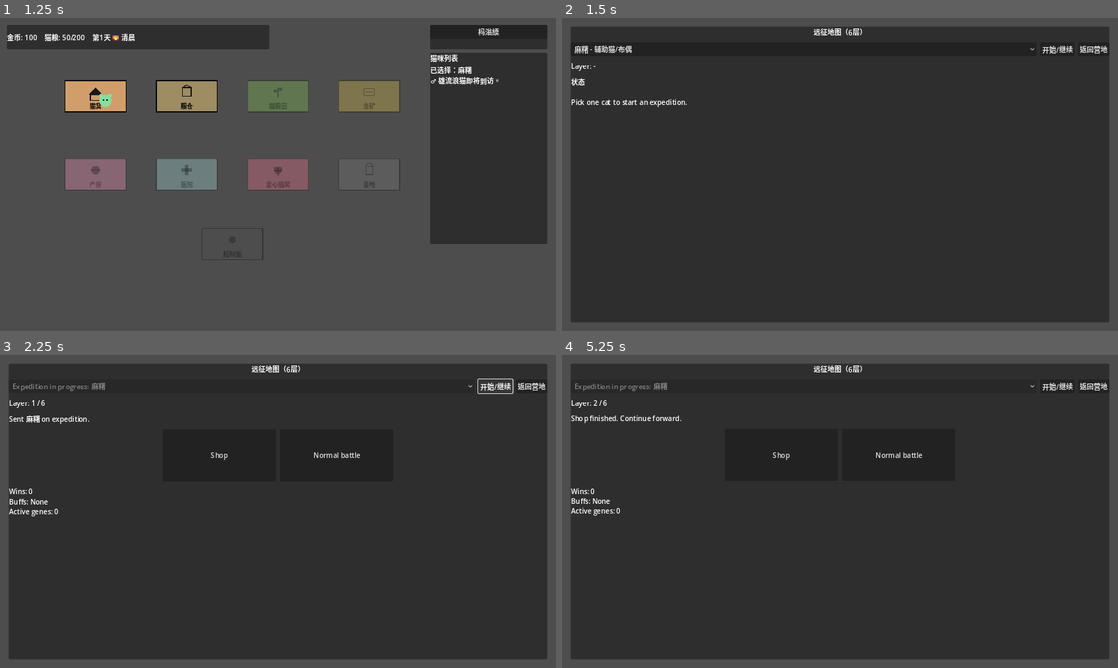
Above: before the commit, frames 1-4 (two rows, left to right).
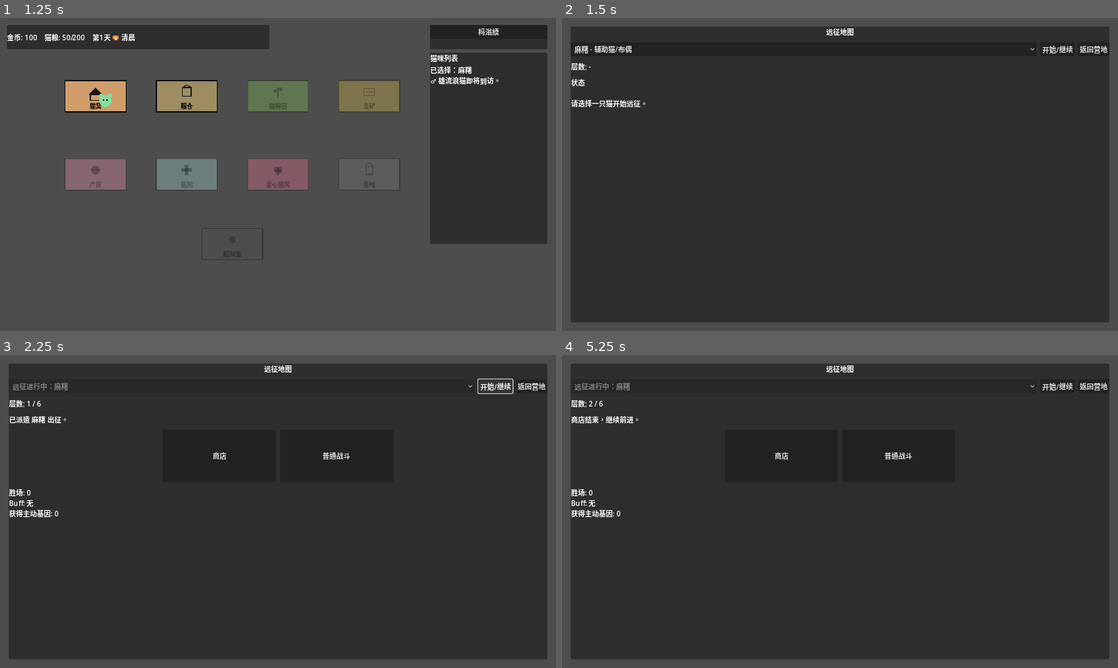
Above: after the commit, the same moments.

Repository: chriszcc1021/superMaomao
Game: Godot game, scene res://scenes/camp/CampScene.tscn
Same seed, same stepped clock (60 frames per second), same inputs: the game is played once before the commit and once after it.
Inputs (mouse positions are in pixels of both pictures, inside the frame that each line leads up to):
- Up to frame 1 (1.25 s): click "选择此猫" at 0.5 s
- Up to frame 2 (1.5 s): click "杩滃緛" at 1.25 s
- Up to frame 3 (2.25 s): click "开始/继续" at 2 s
- Up to frame 4 (5.25 s): click (778, 455) at 2.75 s, where only the run before the commit has a clickable "Shop"; click "购买" at 3.5 s; click "购买" at 4.25 s; click "跳过，继续前进" at 5 s

Frame 1 is identical in both runs. In frame 2, 0.5% of the frame differs, in the area x 1-54%, y 3-29%; in frame 3, 1.1%; in frame 4, 1.2%, in the area x 1-65%, y 3-52%.

Commit message:
Fix expedition text encoding

Diff:
--- a/autoload/GameState.gd
+++ b/autoload/GameState.gd
@@ -275,17 +275,17 @@
 
 func get_expedition_block_reason(cat: CatData) -> String:
 	if cat == null:
-		return "No cat selected."
+		return "没有选择出征猫。"
 	if cat.status == GameConstants.LIFECYCLE_STATUS_DEAD:
-		return "Dead cats cannot join expeditions."
+		return "死亡的猫不能出征。"
 	if cat.status == GameConstants.LIFECYCLE_STATUS_BURIED:
-		return "This cat is no longer available."
+		return "这只猫已经不可用。"
 	if cat.status == GameConstants.LIFECYCLE_STATUS_EXPEDITION:
-		return "This cat is already on expedition."
+		return "这只猫已经在远征中。"
 	if cat.health != GameConstants.HEALTH_STATE_HEALTHY:
-		return "Only healthy cats can join expeditions."
+		return "只有健康状态的猫可以出征。"
 	if is_cat_breeding(cat):
-		return "Breeding cats cannot join expeditions."
+		return "繁育中的猫不能出征。"
 	return ""
 
 func can_cat_join_expedition(cat: CatData) -> bool:
--- a/scenes/expedition/ExpeditionMapUI.gd
+++ b/scenes/expedition/ExpeditionMapUI.gd
@@ -32,22 +32,22 @@
 	_cat_option.clear()
 	var game_state := _get_game_state()
 	if game_state == null:
-		_cat_option.add_item("Missing game state")
+		_cat_option.add_item("缺少游戏状态")
 		_cat_option.disabled = true
 		_start_button.disabled = true
 		return
 	if game_state.expedition_active:
 		var expedition_cat := _find_expedition_cat(game_state)
-		var label := "Expedition in progress"
+		var label := "远征进行中"
 		if expedition_cat != null:
-			label = "Expedition in progress: %s" % expedition_cat.cat_name
+			label = "远征进行中：%s" % expedition_cat.cat_name
 		_cat_option.add_item(label)
 		_cat_option.disabled = true
 		_start_button.disabled = false
 		return
 	_eligible_cats = _get_expedition_candidates(game_state)
 	if _eligible_cats.is_empty():
-		_cat_option.add_item("No expedition cat available")
+		_cat_option.add_item("当前没有可出征的猫")
 		_cat_option.disabled = true
 		_start_button.disabled = true
 		return
@@ -65,10 +65,10 @@
 func _on_start_pressed() -> void:
 	var game_state := _get_game_state()
 	if game_state == null:
-		_status_label.text = "Game state missing."
+		_status_label.text = "缺少游戏状态。"
 		return
 	if game_state.expedition_active:
-		_status_label.text = "Expedition already in progress."
+		_status_label.text = "远征已经在进行中。"
 		_generate_nodes_for_current_layer()
 		_refresh_nodes()
 		return
@@ -78,9 +78,9 @@
 		_status_label.text = start_error
 		return
 	if not _system.start_expedition(game_state, cat):
-		_status_label.text = "Failed to start expedition."
-		return
-	_status_label.text = "Sent %s on expedition." % cat.cat_name
+		_status_label.text = "远征开始失败。"
+		return
+	_status_label.text = "已派遣 %s 出征。" % cat.cat_name
 	var event_bus := _get_event_bus()
 	if event_bus != null:
 		event_bus.expedition_started.emit(cat)
@@ -96,7 +96,7 @@
 	if scene_manager == null or not bool(scene_manager.get("returned_from_shop")):
 		return
 	scene_manager.set("returned_from_shop", false)
-	_status_label.text = "Shop finished. Continue forward."
+	_status_label.text = "商店结束，继续前进。"
 	_generate_nodes_for_current_layer()
 
 func _process_returned_battle() -> void:
@@ -117,20 +117,20 @@
 func _refresh_view() -> void:
 	var game_state := _get_game_state()
 	if game_state == null:
-		_layer_label.text = "Layer: -"
-		_log_text.text = "Game state missing."
+		_layer_label.text = "层数: -"
+		_log_text.text = "缺少游戏状态。"
 		_clear_nodes()
 		return
 	if not game_state.expedition_active:
-		_layer_label.text = "Layer: -"
+		_layer_label.text = "层数: -"
 		if _eligible_cats.is_empty():
-			_log_text.text = "No cat can join an expedition right now."
+			_log_text.text = "当前没有可出征的猫。"
 		else:
-			_log_text.text = "Pick one cat to start an expedition."
+			_log_text.text = "请选择一只猫开始远征。"
 		_clear_nodes()
 		return
-	_layer_label.text = "Layer: %d / %d" % [game_state.expedition_layer, GameConsts.EXPEDITION_TOTAL_LAYERS]
-	_log_text.text = "Wins: %d\nBuffs: %s\nActive genes: %d" % [
+	_layer_label.text = "层数: %d / %d" % [game_state.expedition_layer, GameConsts.EXPEDITION_TOTAL_LAYERS]
+	_log_text.text = "胜场: %d\nBuff: %s\n获得主动基因: %d" % [
 		game_state.expedition_battle_wins,
 		_expedition_buffs_text(game_state.expedition_buffs),
 		game_state.expedition_active_genes.size()
@@ -174,7 +174,7 @@
 			if scene_manager != null:
 				scene_manager.go_to_shop()
 			else:
-				_status_label.text = "Shop unavailable."
+				_status_label.text = "商店当前不可用。"
 				_advance_non_battle_layer()
 
 func _advance_non_battle_layer() -> void:
@@ -189,7 +189,7 @@
 
 func _finish_expedition(success: bool) -> void:
 	var reward := _system.finish_expedition(_get_game_state(), _get_event_bus(), success)
-	_status_label.text = "Expedition finished. Coins earned: %d." % reward
+	_status_label.text = "远征结束，获得金币：%d。" % reward
 	_go_to_camp()
 
 func _selected_cat() -> CatData:
@@ -227,28 +227,28 @@
 func _node_label(node_type: String) -> String:
 	match node_type:
 		"battle_normal":
-			return "Normal battle"
+			return "普通战斗"
 		"battle_elite":
-			return "Elite battle"
+			return "精英战斗"
 		"battle_boss":
-			return "Boss battle"
+			return "首领战斗"
 		"event_question":
-			return "Question event"
+			return "问号事件"
 		"shop":
-			return "Shop"
+			return "商店"
 		_:
-			return "Node"
+			return "节点"
 
 func _expedition_buffs_text(buffs: Array) -> String:
 	if buffs.is_empty():
-		return "None"
+		return "无"
 	var labels: PackedStringArray = []
 	for buff in buffs:
 		var buff_id := str(buff)
 		if buff_id == "hp_cap_minus_5":
-			labels.append("Max HP -5%")
+			labels.append("生命上限 -5%")
 		elif buff_id.begins_with("mystery_buff_"):
-			labels.append("Mystery buff")
+			labels.append("神秘祝福")
 		else:
 			labels.append(buff_id)
 	return ", ".join(labels)
--- a/scenes/expedition/ExpeditionMapUI.tscn
+++ b/scenes/expedition/ExpeditionMapUI.tscn
@@ -18,7 +18,7 @@
 [node name="Title" type="Label" parent="Panel/VBox"]
 layout_mode = 2
 horizontal_alignment = 1
-text = "远征地图（6层）"
+text = "远征地图"
 
 [node name="SetupRow" type="HBoxContainer" parent="Panel/VBox"]
 layout_mode = 2
--- a/scenes/expedition/ExpeditionSystem.gd
+++ b/scenes/expedition/ExpeditionSystem.gd
@@ -10,11 +10,11 @@
 
 func can_start_expedition(game_state: Node, cat: CatData) -> String:
 	if game_state == null:
-		return "Game state missing."
+		return "缺少游戏状态。"
 	if game_state.has_method("get_expedition_block_reason"):
 		return str(game_state.get_expedition_block_reason(cat))
 	if cat == null:
-		return "No cat selected."
+		return "没有选择出征猫。"
 	return ""
 
 func start_expedition(game_state: Node, cat: CatData) -> bool:
@@ -42,7 +42,7 @@
 		output.finished = true
 		output.success = false
 		return output
-	output.status = "Battle complete. Entering the next layer."
+	output.status = "战斗结束，进入下一层。"
 	return output
 
 func generate_nodes_for_current_layer(game_state: Node) -> Array[Dictionary]:
@@ -72,24 +72,24 @@
 		"coin_bonus":
 			var amount := randi_range(GameConstants.EXPEDITION_QUESTION_COIN_MIN, GameConstants.EXPEDITION_QUESTION_COIN_MAX)
 			game_state.add_coins(amount)
-			return "Question event: gained %d coins." % amount
+			return "问号事件：获得 %d 金币。" % amount
 		"mystery_buff":
 			var buff := "mystery_buff_%d" % randi_range(1, GameConstants.EXPEDITION_MYSTERY_BUFF_VARIANTS)
 			game_state.add_expedition_buff(buff)
-			return "Question event: gained an expedition buff."
+			return "问号事件：获得一个远征 Buff。"
 		"stray_kitten":
-			var cat := CatFactory.create_random_stray_cat("event_stray", "Event Stray")
+			var cat := CatFactory.create_random_stray_cat("event_stray", "奇遇流浪猫")
 			if game_state.enqueue_stray_cat(cat):
-				return "Question event: a stray kitten joined the waiting queue."
-			return "Question event: the stray queue is full."
+				return "问号事件：一只流浪猫加入了等待队列。"
+			return "问号事件：流浪猫队列已满。"
 		"trouble":
 			game_state.add_expedition_buff("hp_cap_minus_5")
-			return "Question event: max HP reduced by 5% for this expedition."
+			return "问号事件：本次远征生命上限 -5%。"
 		_:
-			return "Question event: a story scene played."
+			return "问号事件：触发了一段剧情。"
 
 func resolve_shop_event() -> String:
-	return "Shop node reserved for card exchange."
+	return "商店节点。"
 
 func advance_non_battle_layer(game_state: Node) -> bool:
 	if game_state == null:
--- a/scenes/expedition/ShopScene.gd
+++ b/scenes/expedition/ShopScene.gd
@@ -1,5 +1,6 @@
 extends Control
 
+const GameConstants := preload("res://data/constants.gd")
 const WeaponCards := preload("res://data/cards/weapon_cards.gd")
 const BuffCards := preload("res://data/cards/buff_cards.gd")
 
@@ -26,13 +27,11 @@
 func _build_ui() -> void:
 	var game_state := _get_game_state()
 
-	# 背景遮罩
 	var bg := ColorRect.new()
 	bg.color = Color(0.05, 0.05, 0.1, 0.96)
 	bg.set_anchors_preset(Control.PRESET_FULL_RECT)
 	add_child(bg)
 
-	# 主面板
 	var panel := PanelContainer.new()
 	panel.set_anchors_preset(Control.PRESET_CENTER)
 	panel.custom_minimum_size = Vector2(560.0, 420.0)
@@ -43,14 +42,12 @@
 	vbox.add_theme_constant_override("separation", 12)
 	panel.add_child(vbox)
 
-	# 标题
 	var title := Label.new()
-	title.text = "🛒 旅行商人"
+	title.text = "旅行商人"
 	title.add_theme_font_size_override("font_size", 20)
 	title.horizontal_alignment = HORIZONTAL_ALIGNMENT_CENTER
 	vbox.add_child(title)
 
-	# 金币余额
 	var coins_label := Label.new()
 	var cur_coins: int = int(game_state.coins) if game_state != null else 0
 	coins_label.text = "当前金币：%d" % cur_coins
@@ -61,7 +58,6 @@
 	var sep := HSeparator.new()
 	vbox.add_child(sep)
 
-	# 卡牌展示区
 	var cards_hbox := HBoxContainer.new()
 	cards_hbox.alignment = BoxContainer.ALIGNMENT_CENTER
 	cards_hbox.add_theme_constant_override("separation", 16)
@@ -75,7 +71,6 @@
 	var sep2 := HSeparator.new()
 	vbox.add_child(sep2)
 
-	# 跳过按钮
 	var skip_btn := Button.new()
 	skip_btn.text = "跳过，继续前进"
 	skip_btn.pressed.connect(_on_skip_pressed)
@@ -113,13 +108,12 @@
 	desc_label.add_theme_font_size_override("font_size", 11)
 	vb.add_child(desc_label)
 
-	# 填充空间
 	var spacer := Control.new()
 	spacer.size_flags_vertical = Control.SIZE_EXPAND_FILL
 	vb.add_child(spacer)
 
 	var price_label := Label.new()
-	price_label.text = "%d 金" % price
+	price_label.text = "%d 金币" % price
 	price_label.horizontal_alignment = HORIZONTAL_ALIGNMENT_CENTER
 	price_label.add_theme_color_override("font_color", Color(1.0, 0.85, 0.15))
 	vb.add_child(price_label)
@@ -141,20 +135,18 @@
 	var game_state := _get_game_state()
 	if game_state == null:
 		return
-	if not game_state.spend_coins(price):  # spend_coins 正确扣钱并检查余额
+	if not game_state.spend_coins(price):
 		return
 	game_state.expedition_shop_cards.append(card_def)
 	_purchased = true
 	_update_after_purchase()
 
 func _update_after_purchase() -> void:
-	# 禁用所有购买按钮
 	_disable_all_buy_buttons(get_node_or_null("PanelContainer"))
-	# 更新金币标签（用find_child查找）
 	var coins_label := find_child("CoinsLabel", true, false)
 	if coins_label is Label:
 		var gs := _get_game_state()
-		(coins_label as Label).text = "当前金币：%d ✅ 购买成功！" % (int(gs.coins) if gs != null else 0)
+		(coins_label as Label).text = "当前金币：%d  购买成功" % (int(gs.coins) if gs != null else 0)
 
 func _disable_all_buy_buttons(parent: Node) -> void:
 	if parent == null:
@@ -168,7 +160,6 @@
 	_finish_shop()
 
 func _finish_shop() -> void:
-	# 推进远征层数
 	var game_state := _get_game_state()
 	if game_state != null and game_state.expedition_active:
 		game_state.advance_expedition_layer()
@@ -178,10 +169,14 @@
 
 func _rarity_color(rarity: String) -> Color:
 	match rarity:
-		"green":  return Color(0.3, 0.9, 0.4)
-		"blue":   return Color(0.35, 0.6, 1.0)
-		"purple": return Color(0.75, 0.3, 1.0)
-		_:        return Color(0.85, 0.85, 0.85)
+		"green":
+			return Color(0.3, 0.9, 0.4)
+		"blue":
+			return Color(0.35, 0.6, 1.0)
+		"purple":
+			return Color(0.75, 0.3, 1.0)
+		_:
+			return Color(0.85, 0.85, 0.85)
 
 func _get_game_state() -> Node:
 	return get_node_or_null("/root/GameState")
